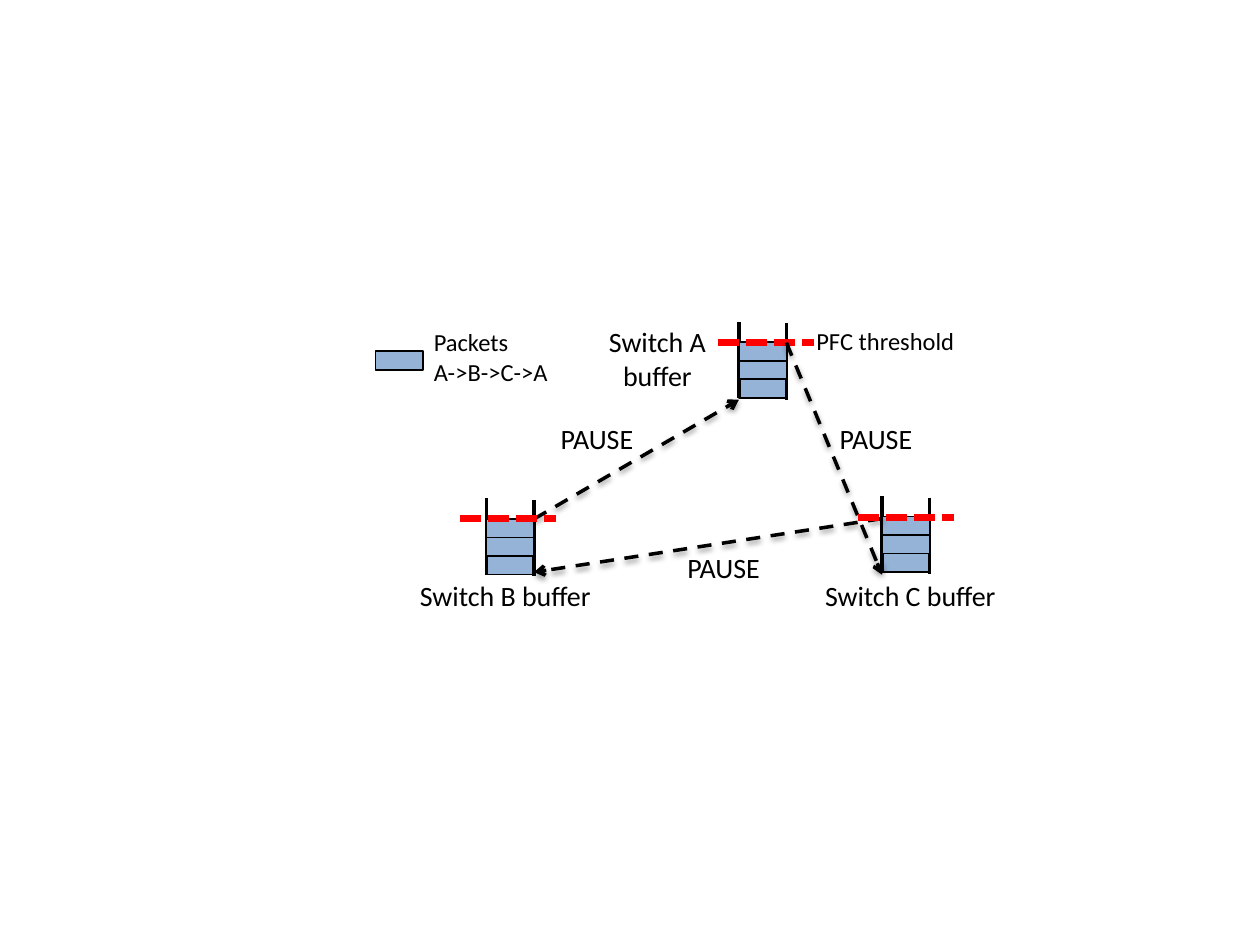
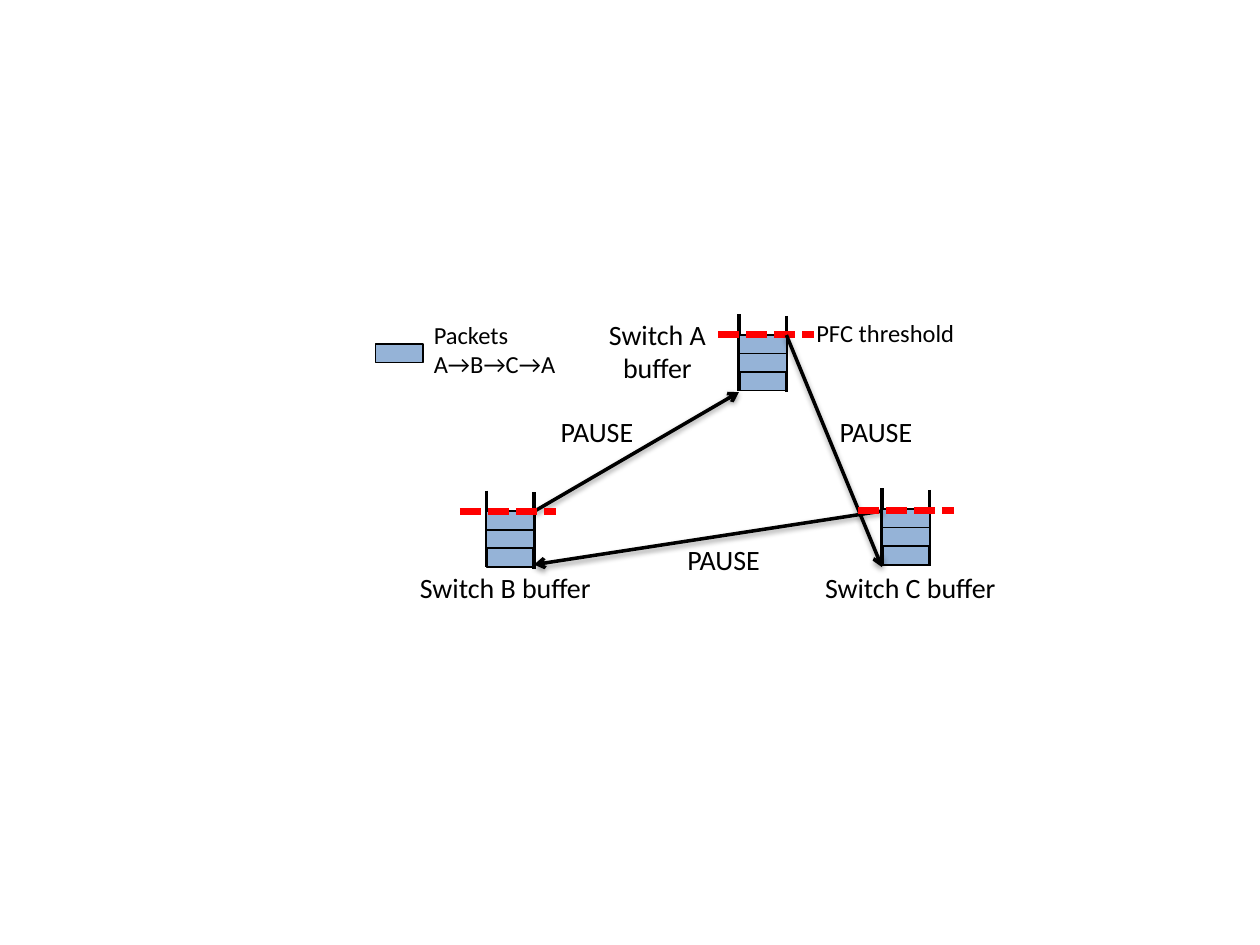
Before and after one commit to jitupadhye-zz/pfcdeadlock, a slide deck: slide 1 of paper draft/figs/deadlock.pptx. Drawn at 1260x945 pixels with LibreOffice and Linux fonts; fonts in the diff are those of the drawing. Boxes give left, top, right and bottom in pixels: in the first picture for what was removed or moved away, otherwise in the second. Text is boxed around its words. In the diff, an @@ line names an element or a change of style, - is before the commit and + after.

```diff
--- a/paper draft/figs/deadlock.pptx
+++ b/paper draft/figs/deadlock.pptx
@@ text at <box>434,357,555,373</box>: text changed @@
-A->B->C->A
+A→B→C→A
@@ 6 texts, 6 rectangles, 5 lines, 1 arrow: place and size @@
-6 texts, 6 rectangles, 5 lines, 1 arrow at <box>375,324,996,607</box>
+6 texts, 6 rectangles, 5 lines, 1 arrow at <box>375,316,996,599</box>
@@ arrow (786, 335) - (882, 567): stroke #000000 2 pt dashed to #000000 2 pt @@
@@ 4 rectangles, 4 lines, 2 texts, 2 arrows: place and size @@
-4 rectangles, 4 lines, 2 texts, 2 arrows at <box>434,321,882,579</box>
+4 rectangles, 4 lines, 2 texts, 2 arrows at <box>434,314,882,571</box>
@@ arrow (534, 512) - (738, 392): stroke #000000 2 pt dashed to #000000 2 pt @@
@@ arrow (882, 512) - (534, 564): stroke #000000 2 pt dashed to #000000 2 pt @@
```
Also in this commit, not shown: 4 other files.
